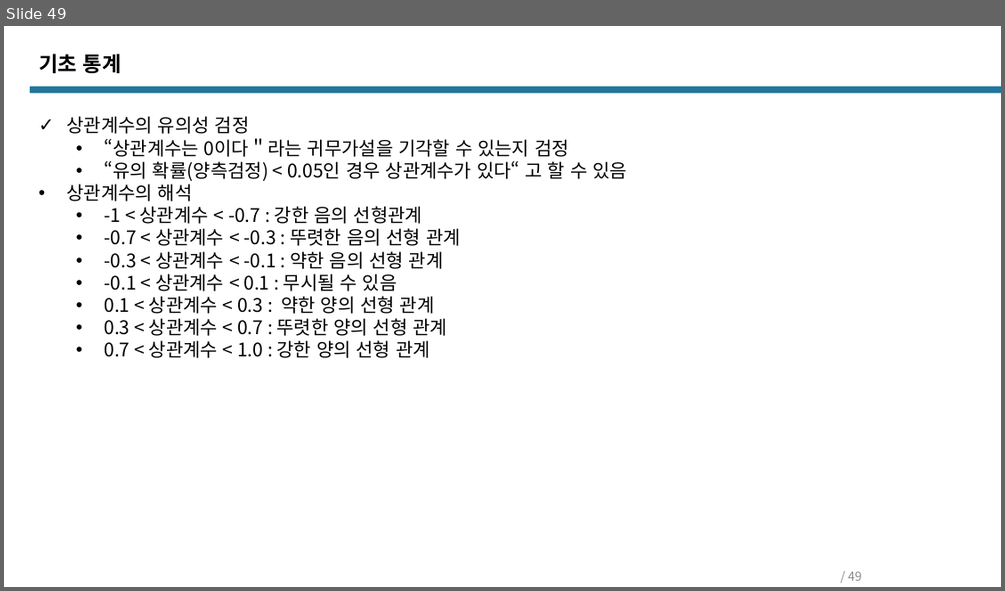
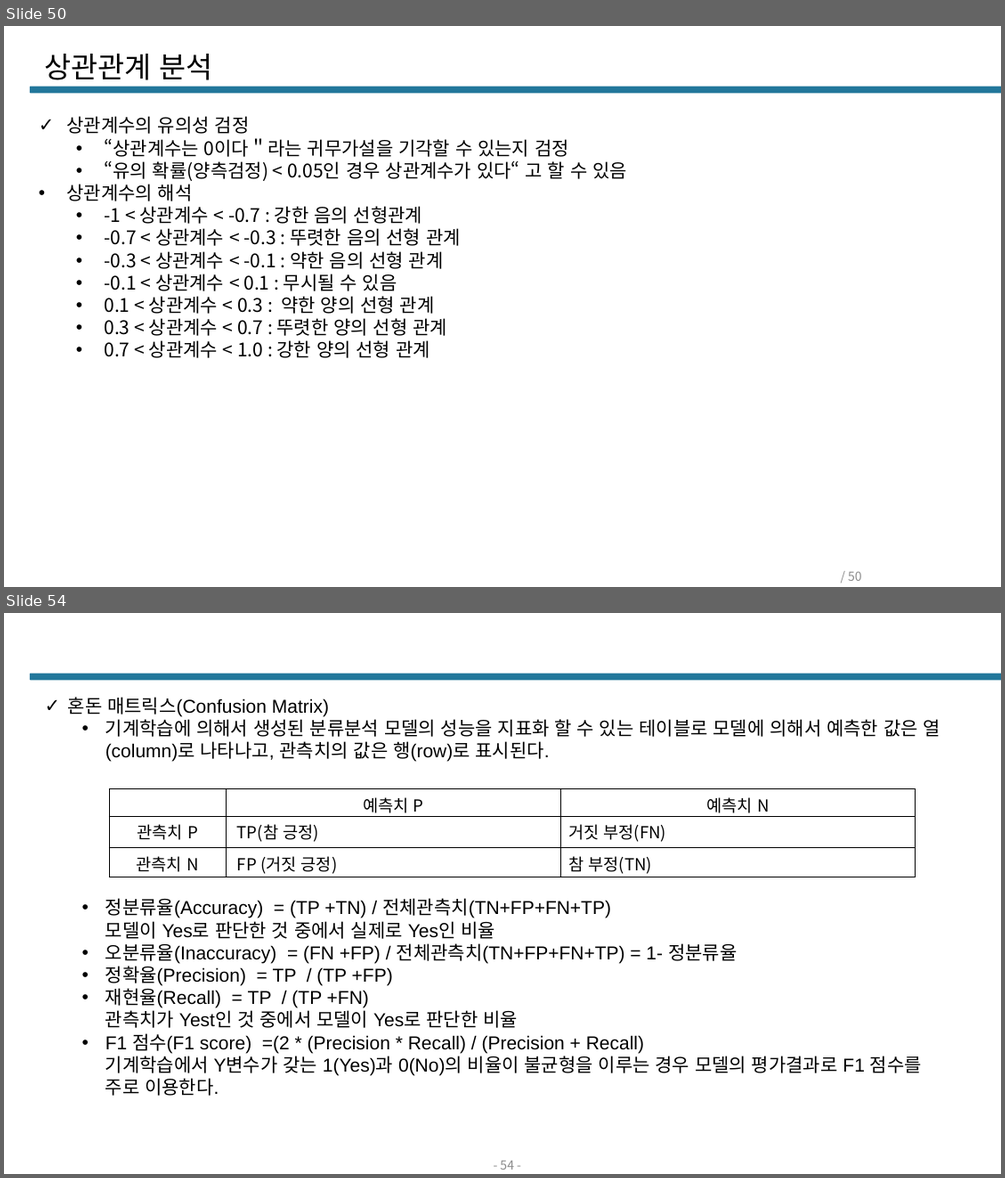
Before and after one commit to Q3333/TIL, a slide deck: BigData/통계/통계v3.pptx. Shown one above the other, each under a label of ours: slide 49 before the commit, slides 50 and 54 after it; the slides between them are not shown. The pictures are 1005x591 and 1005x1178 pixels, drawn with LibreOffice and Linux fonts; fonts in the diff are those of the drawing. Boxes give left, top, right and bottom in pixels: in the first picture for what was removed or moved away, otherwise in the second. Text is boxed around its words. In the diff, an @@ line names an element or a change of style, - is before the commit and + after.

```diff
--- a/BigData/통계/통계v3.pptx
+++ b/BigData/통계/통계v3.pptx
@@ slide 54 added at [4, 613, 1001, 1174], background #FFFFFF; not listed: 1 template element that a slide beside it also shows @@
@@ text added at [68, 697, 940, 1095], 18 pt, text #000000 @@
+✓ 혼돈 매트릭스(Confusion Matrix)
+  • 기계학습에 의해서 생성된 분류분석 모델의 성능을 지표화 할 수 있는 테이블로 모델에 의해서 예측한 값은 열(column)로 나타나고, 관측치의 값은 행(row)로 표시된다.
+  • 정분류율(Accuracy) = (TP +TN) / 전체관측치(TN+FP+FN+TP)
+    모델이 Yes로 판단한 것 중에서 실제로 Yes인 비율
+  • 오분류율(Inaccuracy) = (FN +FP) / 전체관측치(TN+FP+FN+TP) = 1- 정분류율
+  • 정확율(Precision) = TP / (TP +FP)
+  • 재현율(Recall) = TP / (TP +FN)
+    관측치가 Yest인 것 중에서 모델이 Yes로 판단한 비율
+  • F1 점수(F1 score) =(2 * (Precision * Recall) / (Precision + Recall)
+    기계학습에서 Y변수가 갖는 1(Yes)과 0(No)의 비율이 불균형을 이루는 경우 모델의 평가결과로 F1 점수를 주로 이용한다.
@@ table added at [109, 788, 915, 877], 3 rows, 3 columns @@
+ | 예측치 P | 예측치 N
+관측치 P | TP(참 긍정) | 거짓 부정(FN)
+관측치 N | FP (거짓 긍정) | 참 부정(TN)
@@ page number added at [500, 1160, 514, 1169], 12 pt, text #8C8C8C @@
+- 54 -
@@ what was slide 49 is now slide 50 @@
@@ slide 50 changed as well @@
@@ text removed at [39, 54, 121, 73] @@
-기초 통계
@@ title added at [45, 54, 213, 80], 28 pt, text #000000 @@
+상관관계 분석
@@ page number at [848, 571, 862, 580]: text changed @@
-/ 49
+/ 50
```
Also in this commit, not shown: 12 other slides changed, 27 other slides added, 1 slide removed, 24 other files.
